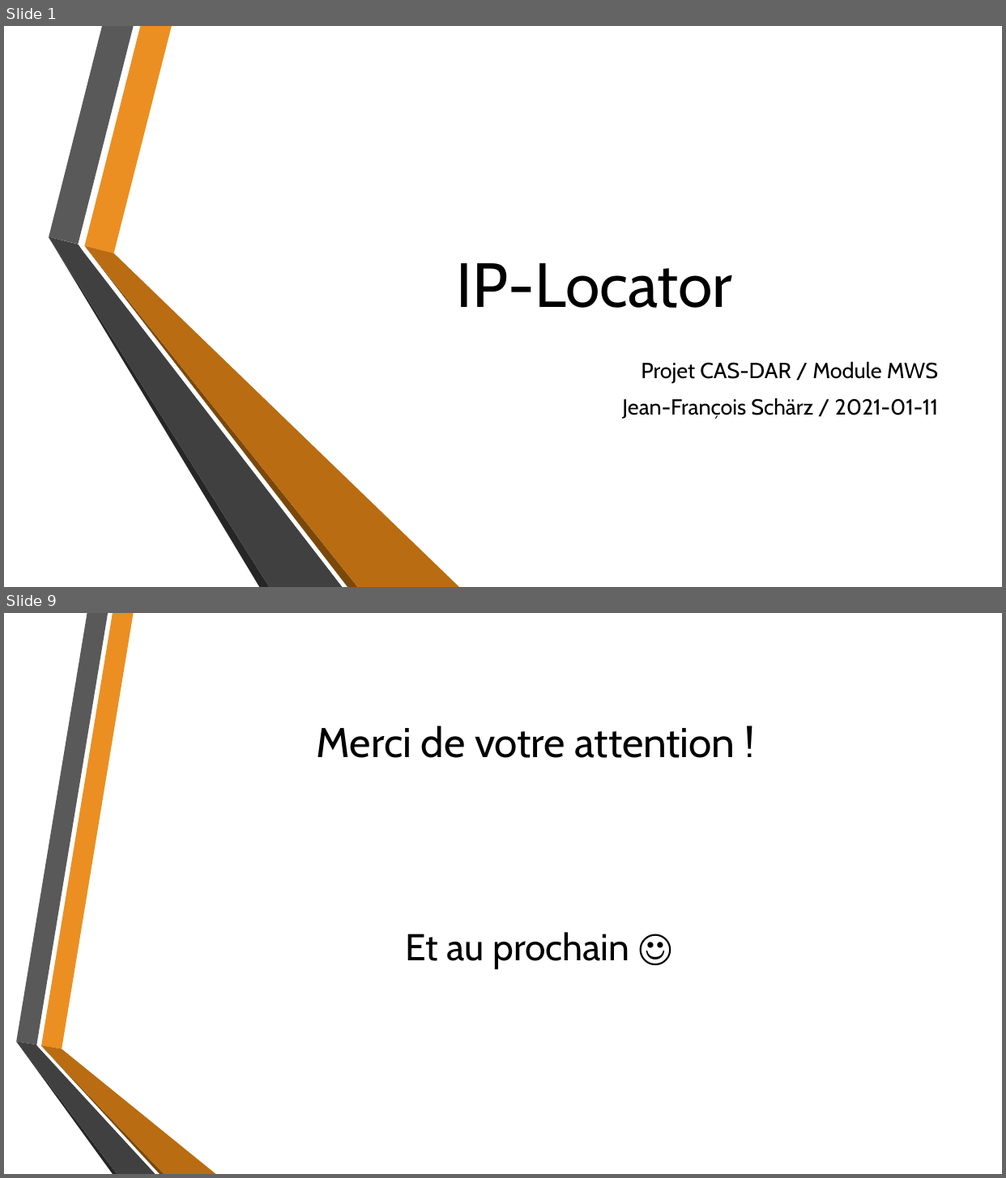
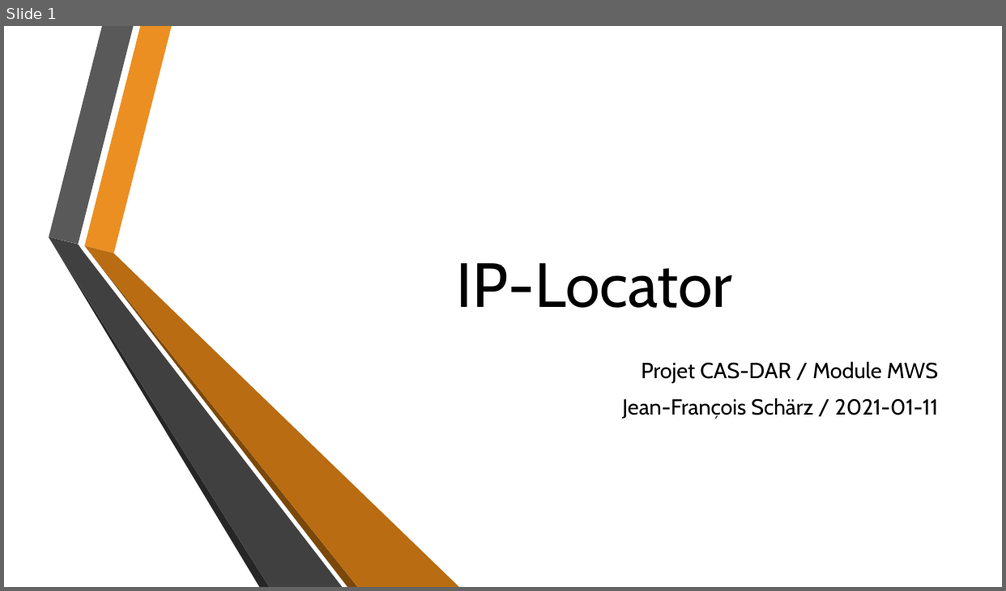
Before and after one commit to jefschaerz/CAS-DAR_MWS-IPGeolocation, a slide deck: 0_Présentation - IP-Locator.pptx. Shown one above the other, each under a label of ours: slides 1 and 9 before the commit, slide 1 after it; the slides between them are not shown. The pictures are 1006x1178 and 1006x591 pixels, drawn with LibreOffice and Linux fonts; fonts in the diff are those of the drawing; background and template pictures are left out. Boxes give left, top, right and bottom in pixels: in the first picture for what was removed or moved away, otherwise in the second. Text is boxed around its words. In the diff, an @@ line names an element or a change of style, - is before the commit and + after.

```diff
--- a/0_Présentation - IP-Locator.pptx
+++ b/0_Présentation - IP-Locator.pptx
@@ slide 9 removed at (x1=4, y1=613, x2=1002, y2=1174), background picture (left out) @@
@@ title removed at (x1=317, y1=726, x2=735, y2=758) @@
-Merci de votre attention !
@@ text removed at (x1=406, y1=932, x2=629, y2=969) @@
-Et au prochain ☺
@@ group removed at (x1=16, y1=613, x2=216, y2=1174): 6 freeform shapes @@
```
Also in this commit, not shown: 7 slides changed, 1 slide added, 5 other files.
